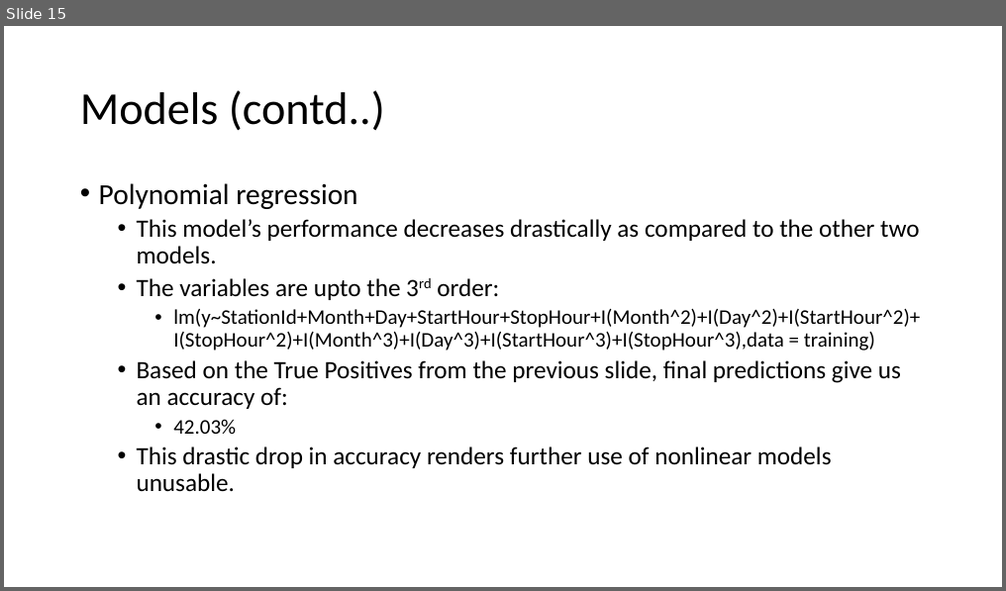
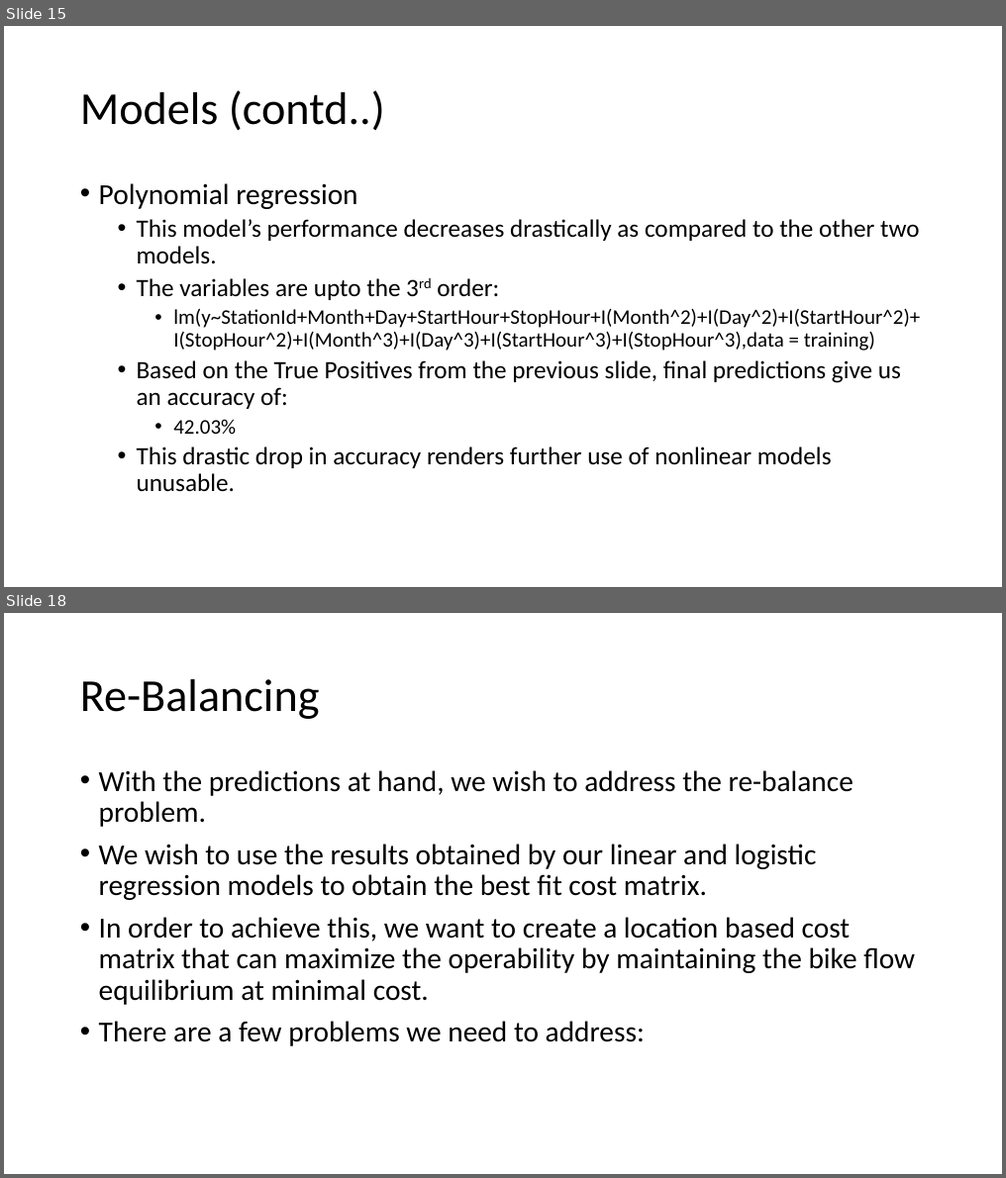
Before and after one commit to ayumib04/PittBikeShare, a slide deck: Ignite_ppt.pptx. Shown one above the other, each under a label of ours: slide 15 before the commit, slides 15 and 18 after it; the slides between them are not shown. The pictures are 1006x591 and 1006x1178 pixels, drawn with LibreOffice and Linux fonts; fonts in the diff are those of the drawing. Boxes give left, top, right and bottom in pixels: in the first picture for what was removed or moved away, otherwise in the second. Text is boxed around its words. In the diff, an @@ line names an element or a change of style, - is before the commit and + after.

```diff
--- a/Ignite_ppt.pptx
+++ b/Ignite_ppt.pptx
@@ slide 18 added at (4,613,1002,1174), background #FFFFFF @@
@@ title added at (80,679,320,719), 44 pt, text #000000 @@
+Re-Balancing
@@ text added at (99,770,915,1047), 28 pt, text #000000 @@
+• With the predictions at hand, we wish to address the re-balance problem.
+• We wish to use the results obtained by our linear and logistic regression models to obtain the best fit cost matrix.
+• In order to achieve this, we want to create a location based cost matrix that can maximize the operability by maintaining the bike flow equilibrium at minimal cost.
+• There are a few problems we need to address:
```
Also in this commit, not shown: 4 other slides added.
